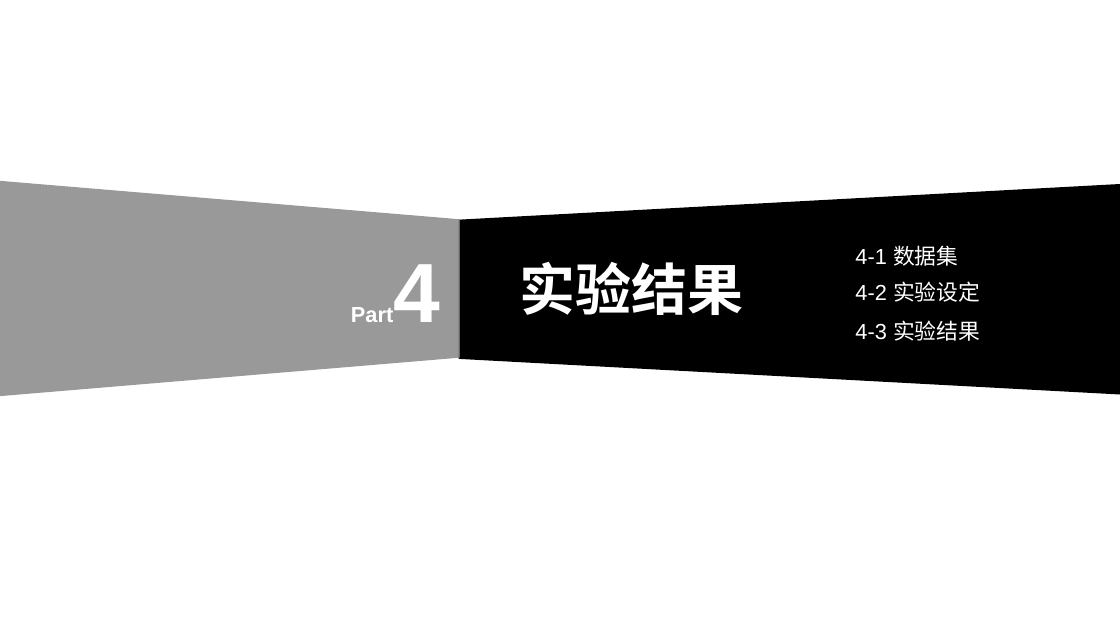
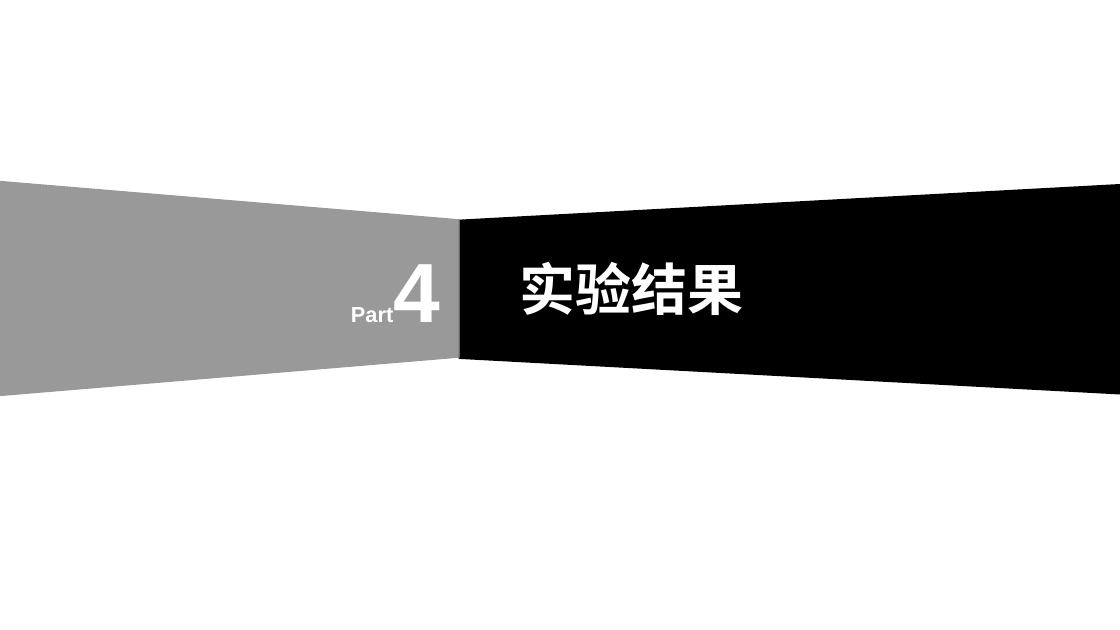
Before and after one commit to weixiao2333/zjuthesis-mphil, a slide deck: slide 20 of 硕士毕业论文答辩PPT.pptx. Drawn at 1120x630 pixels with LibreOffice and Linux fonts; fonts in the diff are those of the drawing. Boxes give left, top, right and bottom in pixels: in the first picture for what was removed or moved away, otherwise in the second. Text is boxed around its words. In the diff, an @@ line names an element or a change of style, - is before the commit and + after.

```diff
--- a/硕士毕业论文答辩PPT.pptx
+++ b/硕士毕业论文答辩PPT.pptx
@@ text removed at (x1=855, y1=245, x2=958, y2=266) @@
-4-1 数据集
@@ text removed at (x1=855, y1=281, x2=980, y2=302) @@
-4-2 实验设定
@@ text removed at (x1=855, y1=320, x2=980, y2=341) @@
-4-3 实验结果
```
Also in this commit, not shown: 6 other slides changed, 1 other file.
